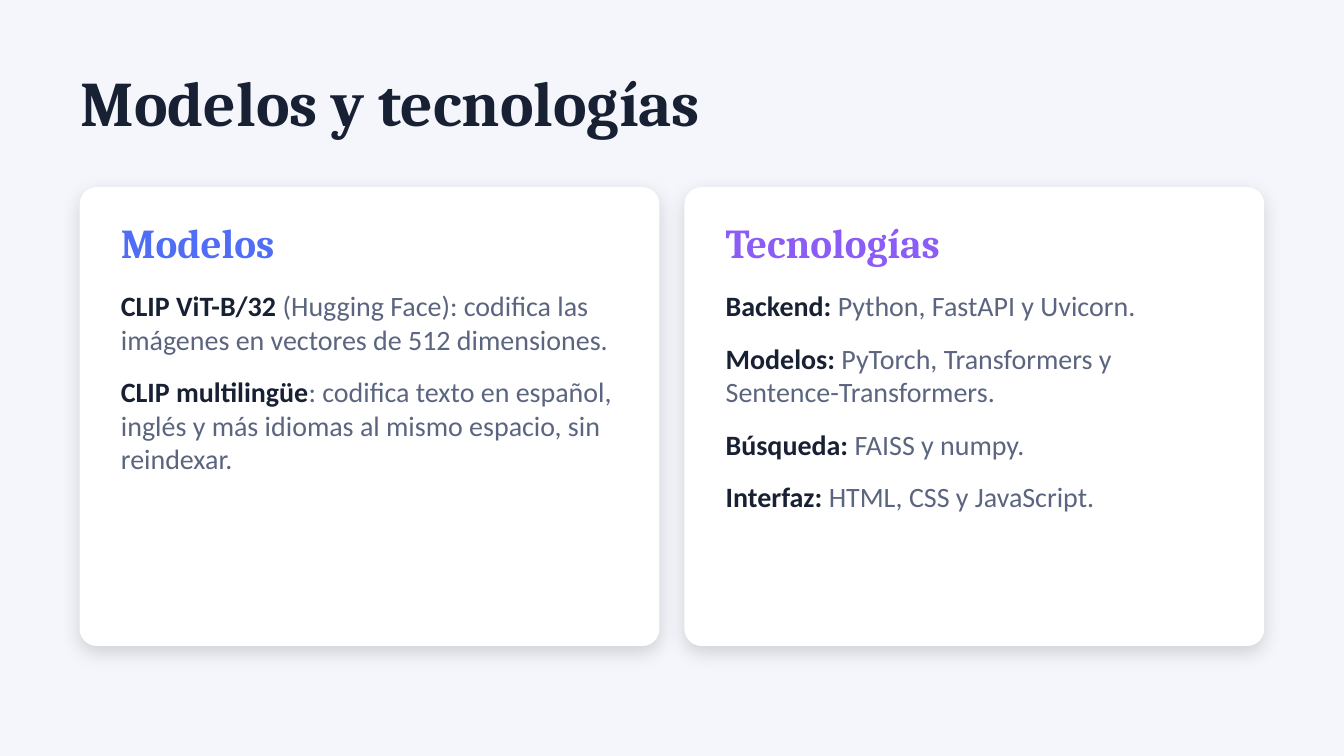
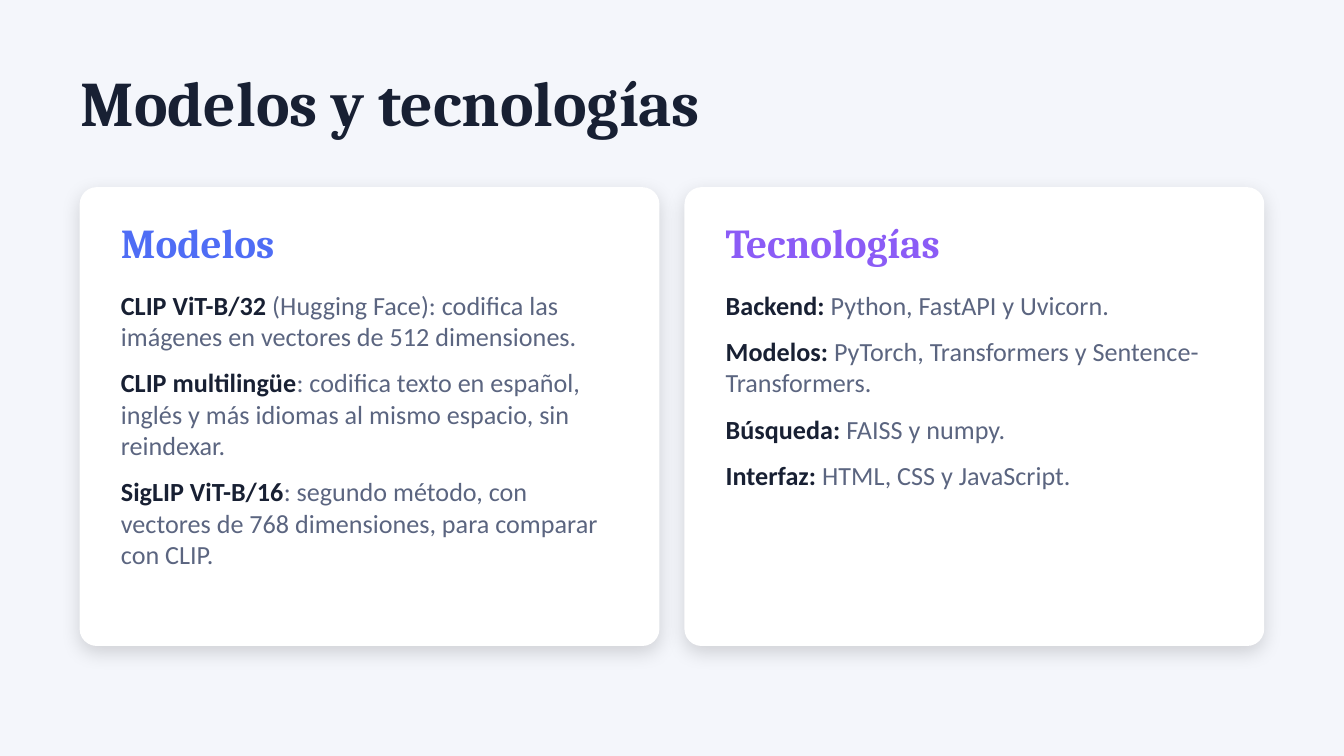
Before and after one commit to josemaames/PRESENTACI-N-FINAL---B-SQUEDA-MULTIMODAL-DE-IM-GENES, a slide deck: slide 5 of presentacion.pptx. Drawn at 1344x756 pixels with LibreOffice and Linux fonts; fonts in the diff are those of the drawing. Boxes give left, top, right and bottom in pixels: in the first picture for what was removed or moved away, otherwise in the second. Text is boxed around its words. In the diff, an @@ line names an element or a change of style, - is before the commit and + after.

```diff
--- a/presentacion.pptx
+++ b/presentacion.pptx
@@ text at [121, 296, 580, 455]: size 15 to 14 pt in "CLIP ViT-B/32 (Hugging Face): codifica las imágenes ...", "CLIP multilingüe: codifica texto en español, inglés ..."; less space between paragraphs @@
@@ text "Backend: Python, FastAPI y Uvicorn." at [726, 296, 1199, 489]: size 15 to 14 pt; less space between paragraphs @@
@@ text at [121, 482, 597, 564]: paragraph added @@
+• SigLIP ViT-B/16: segundo método, con vectores de 768 dimensiones, para comparar con CLIP.
```
Also in this commit, not shown: 2 other slides changed, 4 slides added, 9 other files.
